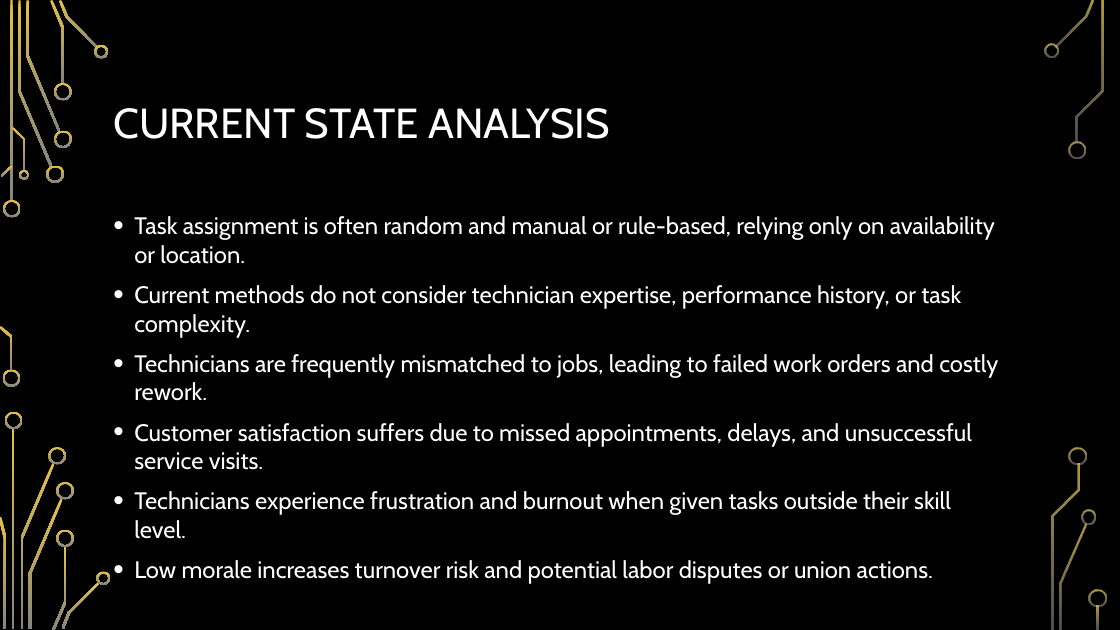
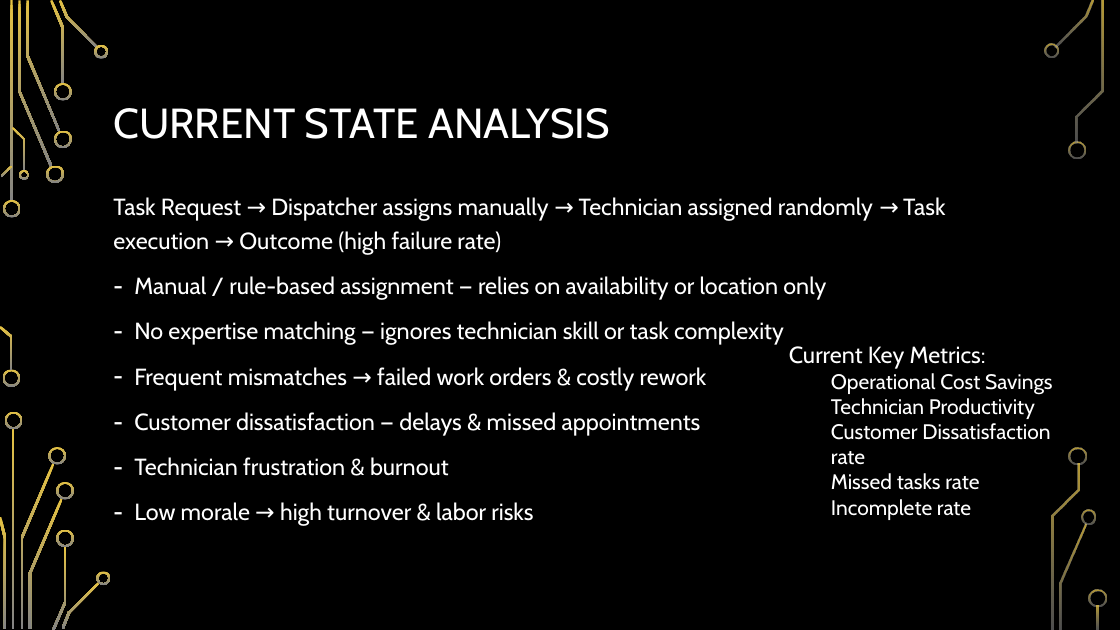
Before and after one commit to suebyeon/Capstone, a slide deck: slide 5 of Business Case.pptx. Drawn at 1120x630 pixels with LibreOffice and Linux fonts; fonts in the diff are those of the drawing; background and template pictures are left out. Boxes give left, top, right and bottom in pixels: in the first picture for what was removed or moved away, otherwise in the second. Text is boxed around its words. In the diff, an @@ line names an element or a change of style, - is before the commit and + after.

```diff
--- a/Business Case.pptx
+++ b/Business Case.pptx
@@ text at <box>113,197,945,521</box>: text changed; size 20.4 to 20 pt @@
-• Task assignment is often random and manual or rule-based, relying only on availability or location.
-• Current methods do not consider technician expertise, performance history, or task complexity.
-• Technicians are frequently mismatched to jobs, leading to failed work orders and costly rework.
-• Customer satisfaction suffers due to missed appointments, delays, and unsuccessful service visits.
-• Technicians experience frustration and burnout when given tasks outside their skill level.
-• Low morale increases turnover risk and potential labor disputes or union actions.
+Task Request → Dispatcher assigns manually → Technician assigned randomly → Task execution → Outcome (high failure rate)
+– Manual / rule-based assignment — relies on availability or location only
+– No expertise matching — ignores technician skill or task complexity
+– Frequent mismatches → failed work orders & costly rework
+– Customer dissatisfaction — delays & missed appointments
+– Technician frustration & burnout
+– Low morale → high turnover & labor risks
@@ text added at <box>789,346,1053,520</box>, 18 pt, text #FFFFFF @@
+Current Key Metrics:
+  Operational Cost Savings
+  Technician Productivity
+  Customer Dissatisfaction rate
+  Missed tasks rate
+  Incomplete rate
```
Also in this commit, not shown: 6 other slides changed, 2 slides added, 1 slide removed.
